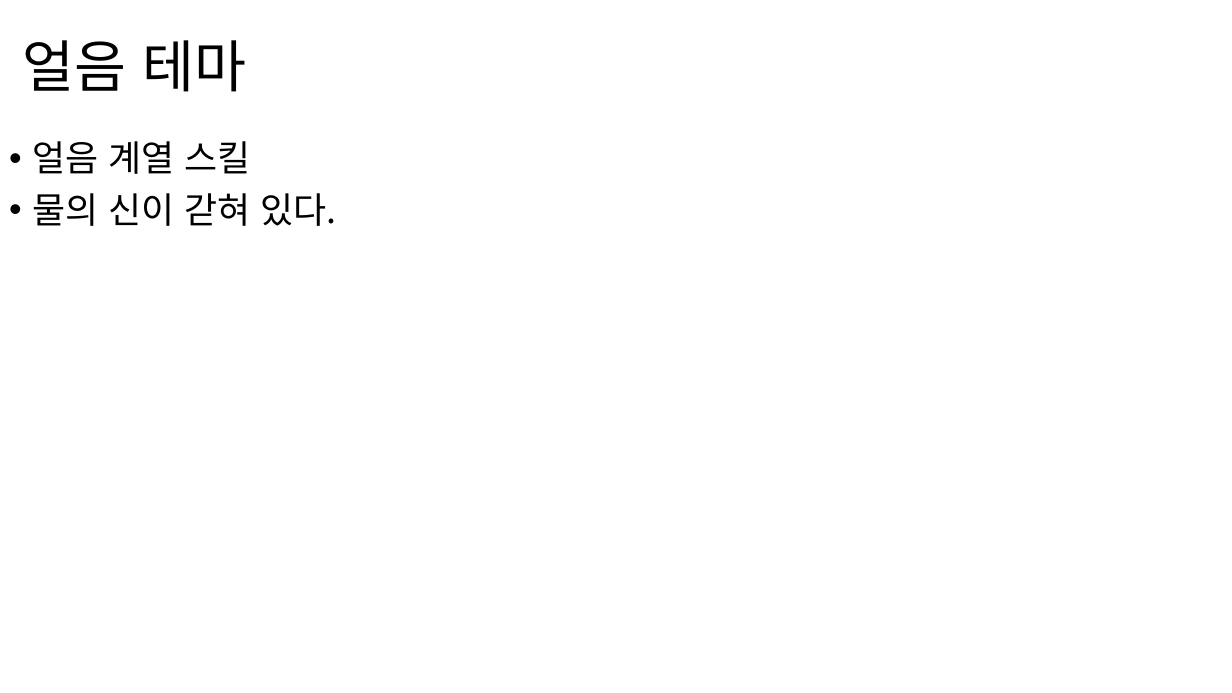
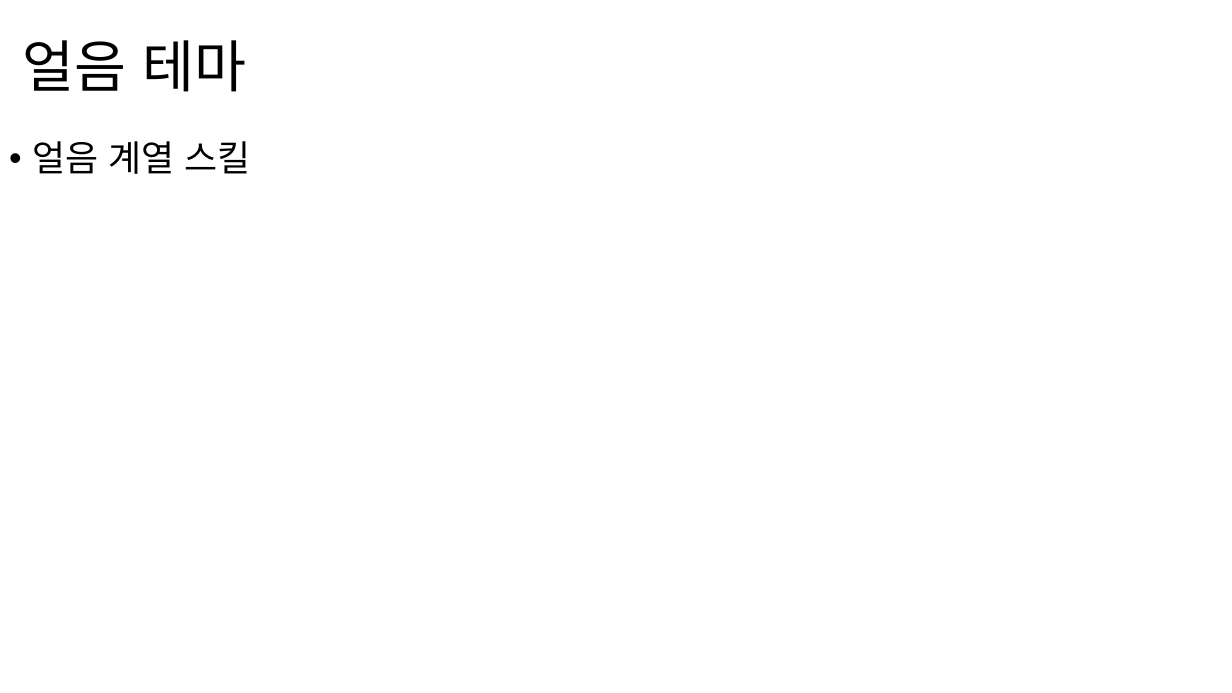
Before and after one commit to screat100/Kronos2, a slide deck: slide 6 of 기획서/00 맵.pptx. Drawn at 1232x693 pixels with LibreOffice and Linux fonts; fonts in the diff are those of the drawing. Boxes give left, top, right and bottom in pixels: in the first picture for what was removed or moved away, otherwise in the second. Text is boxed around its words. In the diff, an @@ line names an element or a change of style, - is before the commit and + after.

```diff
--- a/기획서/00 맵.pptx
+++ b/기획서/00 맵.pptx
@@ text at box(32, 193, 336, 226): paragraph removed @@
-• 물의 신이 갇혀 있다.
```
Also in this commit, not shown: 1 other slide changed, 2 other files.
